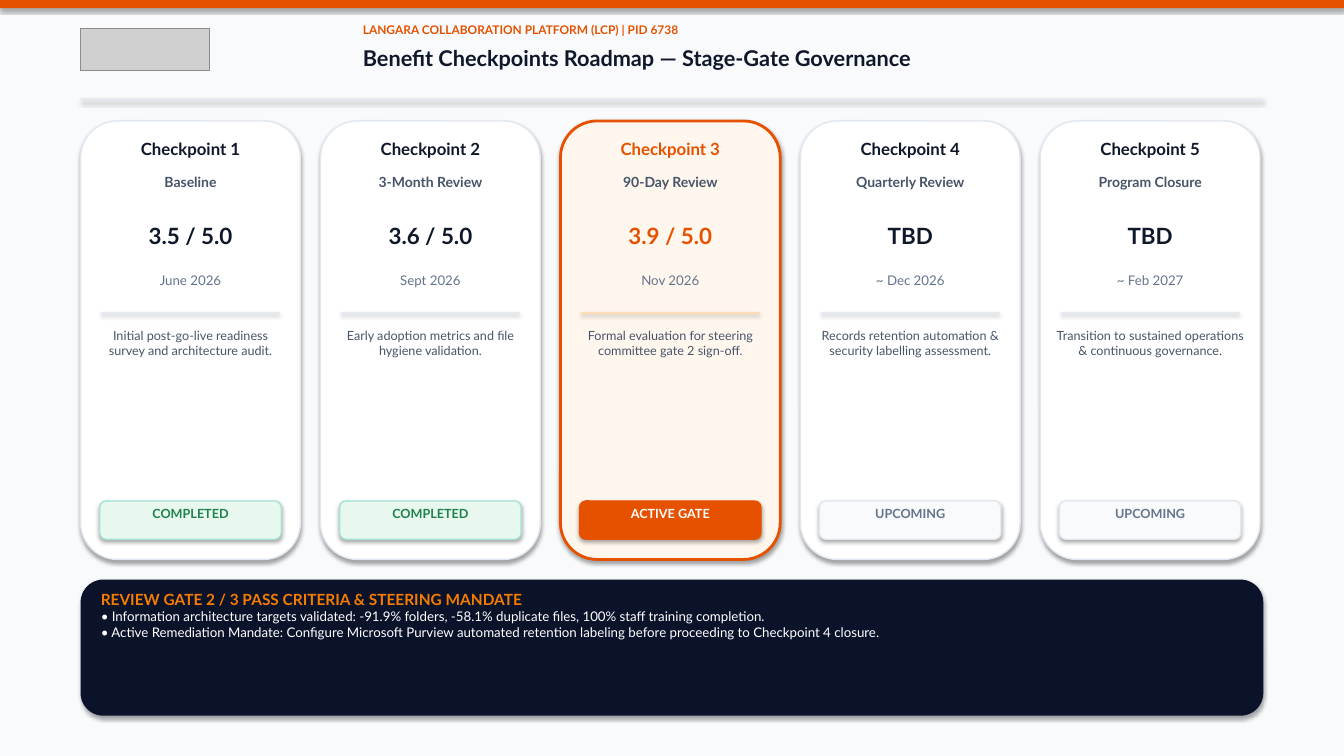
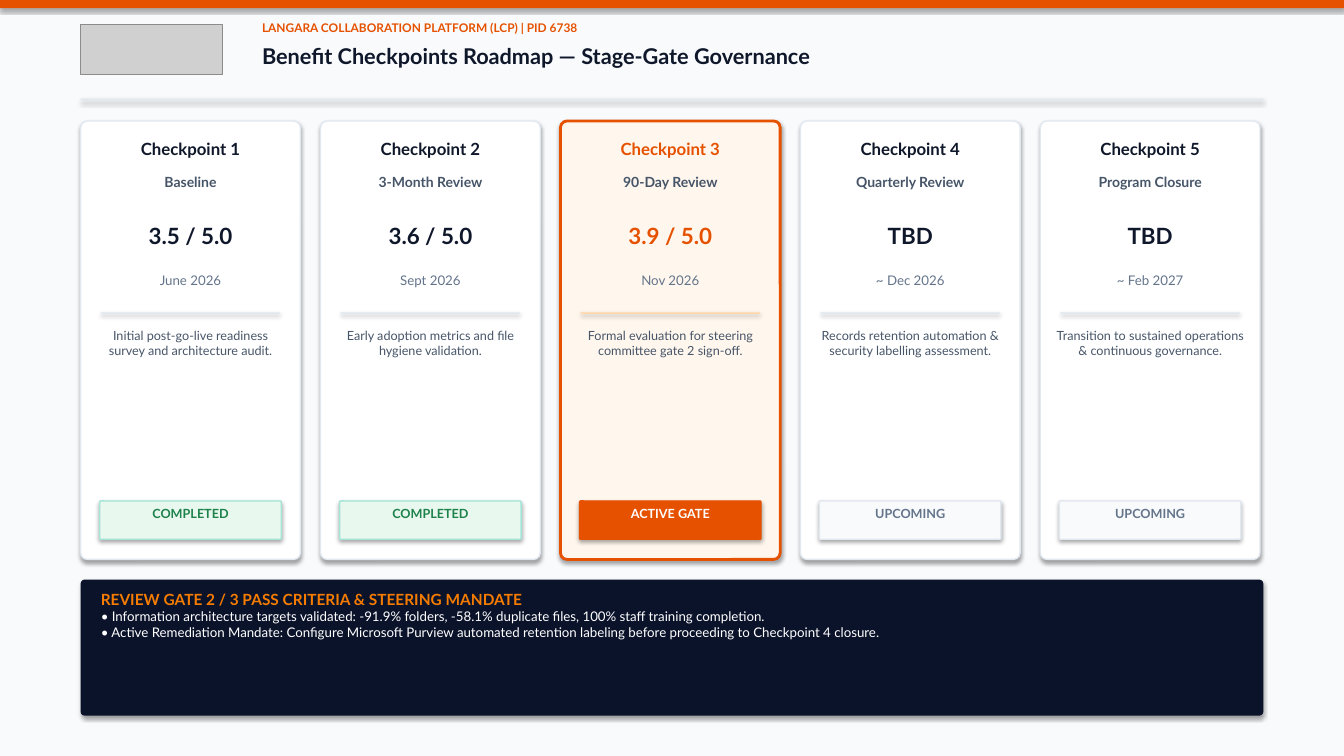
Before and after one commit to D2D99/talent-by-design, a slide deck: slide 4 of public/Langara_PRM_Executive_Scorecard.pptx. Drawn at 1344x756 pixels with LibreOffice and Linux fonts; fonts in the diff are those of the drawing; grey boxes stand for pictures. Boxes give left, top, right and bottom in pixels: in the first picture for what was removed or moved away, otherwise in the second. Text is boxed around its words. In the diff, an @@ line names an element or a change of style, - is before the commit and + after.

```diff
--- a/public/Langara_PRM_Executive_Scorecard.pptx
+++ b/public/Langara_PRM_Executive_Scorecard.pptx
@@ picture resized from (x1=81, y1=28, x2=210, y2=71) to (x1=81, y1=24, x2=223, y2=75) @@
@@ text "LANGARA COLLABORATION PLATFORM (LCP) | ..." moved from (x1=363, y1=25, x2=679, y2=36) to (x1=262, y1=23, x2=578, y2=34) @@
@@ text "Benefit Checkpoints Roadmap — Stage-Gate ..." moved from (x1=363, y1=50, x2=911, y2=70) to (x1=262, y1=48, x2=810, y2=68) @@
@@ proportions changed in 11 elements at (x1=81, y1=121, x2=300, y2=560), (x1=100, y1=501, x2=281, y2=539), (x1=321, y1=121, x2=540, y2=560), (x1=340, y1=501, x2=521, y2=539), (x1=561, y1=121, x2=780, y2=560), (x1=580, y1=501, x2=761, y2=539), (x1=801, y1=121, x2=1020, y2=560), (x1=820, y1=501, x2=1001, y2=539), (x1=1041, y1=121, x2=1260, y2=560), (x1=1060, y1=501, x2=1241, y2=539), (x1=81, y1=580, x2=1263, y2=716) @@
```
Also in this commit, not shown: 5 other slides changed, 5 other files.
